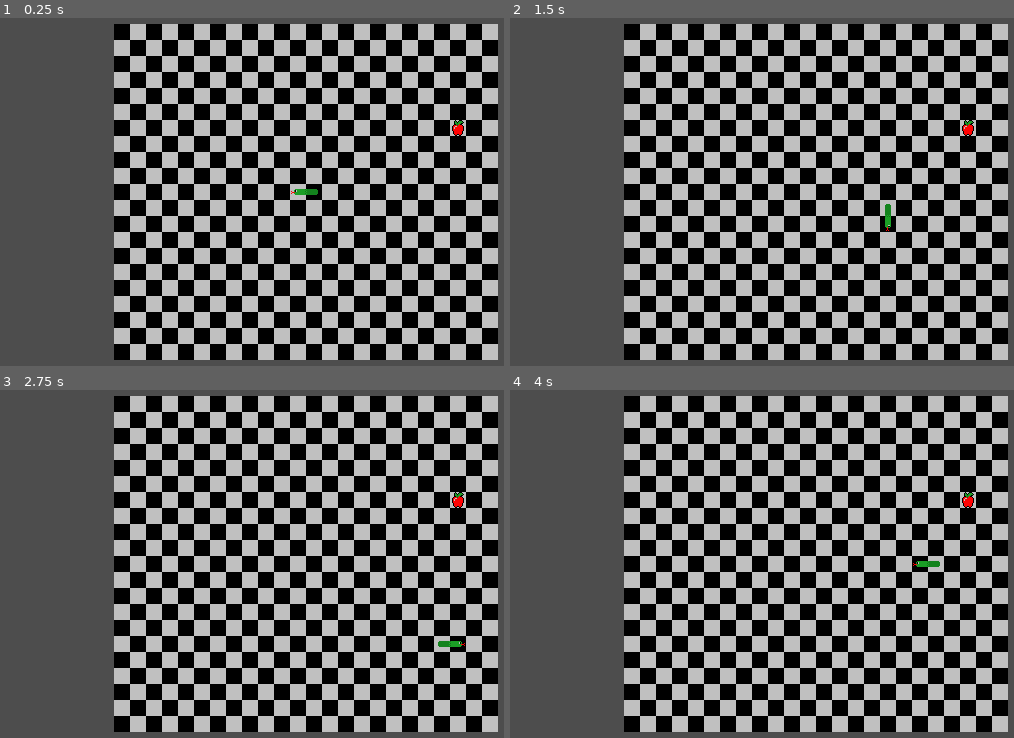
Above: before the commit, frames 1-4 (two rows, left to right).
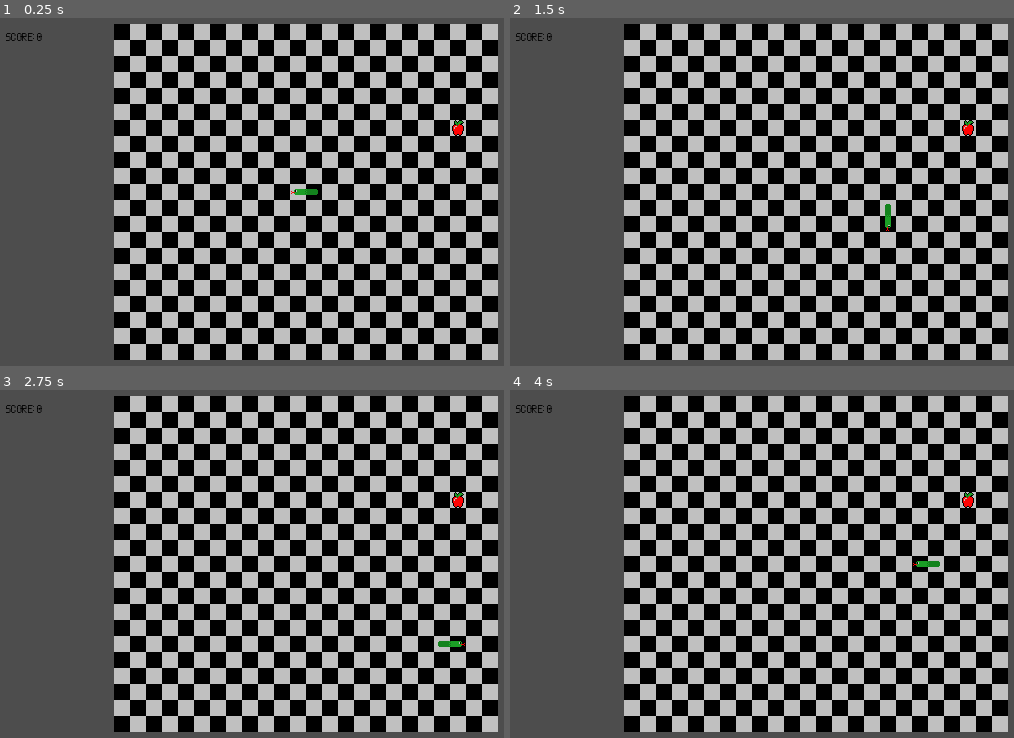
Above: after the commit, the same moments.

Repository: CattacoCattaco/Snake-Reborn
Game: Godot game, scene res://main.tscn
Two runs of this game, one before a commit and one after it. Both use one fixed random seed, a clock stepped at 60 frames per second and the inputs below.
Inputs (mouse positions are in pixels of both pictures, inside the frame that each line leads up to):
- Up to frame 1 (0.25 s): no input
- Up to frame 2 (1.5 s): tap Enter at 0.5 s; move the mouse to (958, 174) at 0.52 s; hold Right (move_right) 0.53-1.28 s; tap Alt at 0.6 s; click (958, 174) at 0.67 s; move the mouse to (686, 209) at 1.27 s; hold Down (move_down) from 1.28 s (still down); tap Shift at 1.35 s
- Up to frame 3 (2.75 s): move the mouse to (367, 483) at 2.02 s; release Down (move_down) at 2.03 s; hold Right (move_right) from 2.03 s (still down); tap Alt at 2.1 s
- Up to frame 4 (4 s): move the mouse to (782, 637) at 2.77 s; release Right (move_right) at 2.78 s; hold Up (move_up) 2.78-3.53 s; tap Shift at 2.85 s; click (782, 637) at 2.92 s; move the mouse to (1008, 619) at 3.52 s; hold Left (move_left) from 3.53 s (still down); tap Alt at 3.6 s

The runs differ from the first frame. In frame 1, less than 0.1% of the frame differs, in the area x 1-9%, y 4-7%; in frame 2, less than 0.1%; in frame 3, less than 0.1%; in frame 4, less than 0.1%.

Commit message:
Add Score
Added score label to tell you how many apples you've eaten

Diff:
--- a/main.tscn
+++ b/main.tscn
@@ -3,10 +3,32 @@
 [ext_resource type="Script" uid="uid://pswl4m5w42xh" path="res://tile_map/snake_tile_map.gd" id="1_ig7tw"]
 [ext_resource type="Texture2D" uid="uid://cxwq4c07qitj1" path="res://tile_map/tile/color_palettes/snake_colors_light.png" id="3_7mycd"]
 [ext_resource type="Texture2D" uid="uid://q5u230761s8o" path="res://tile_map/tile/color_palettes/snake_colors_dark.png" id="4_1bvp3"]
+[ext_resource type="FontFile" uid="uid://bun68qp6shgue" path="res://ui/font/Basic5x9.ttf" id="4_lquwl"]
+
+[sub_resource type="LabelSettings" id="LabelSettings_7mycd"]
+font = ExtResource("4_lquwl")
+font_size = 9
+font_color = Color(0, 0, 0, 1)
 
 [node name="Main" type="Node2D" unique_id=475188452]
 
-[node name="SnakeTileMap" type="Node2D" parent="." unique_id=451807890]
+[node name="SnakeTileMap" type="Node2D" parent="." unique_id=451807890 node_paths=PackedStringArray("score_label")]
 script = ExtResource("1_ig7tw")
+score_label = NodePath("../UI/ScoreLabel")
 light_palette = ExtResource("3_7mycd")
 dark_palette = ExtResource("4_1bvp3")
+
+[node name="UI" type="Control" parent="." unique_id=1593183884]
+custom_minimum_size = Vector2(640, 360)
+layout_mode = 3
+anchors_preset = 0
+offset_right = 40.0
+offset_bottom = 40.0
+
+[node name="ScoreLabel" type="Label" parent="UI" unique_id=2041772044]
+layout_mode = 1
+anchors_preset = -1
+offset_left = 20.0
+offset_top = 20.0
+text = "Score: 1,000,000"
+label_settings = SubResource("LabelSettings_7mycd")
--- a/tile_map/snake_tile_map.gd
+++ b/tile_map/snake_tile_map.gd
@@ -2,6 +2,8 @@
 extends Node2D
 
 const MOVE_TIME_SECONDS: float = 0.15
+
+@export var score_label: Label
 
 @export var light_palette: Texture2D
 @export var dark_palette: Texture2D
@@ -13,6 +15,11 @@
 
 var snake: Array[Vector2i]
 var tiles: Array[Array]
+
+var score: int:
+	set(value):
+		score = value
+		score_label.text = "Score: %d" % score
 
 func _ready() -> void:
 	var offset := Vector2i(320, 180) - (board_size * 8)
@@ -40,6 +47,8 @@
 	move_timer = Timer.new()
 	add_child(move_timer)
 	move_timer.timeout.connect(move_snake)
+
+	score = 0
 
 
 func _input(event: InputEvent) -> void:
@@ -90,6 +99,7 @@
 	if ate:
 		snake.append(old_tale)
 		place_apple()
+		score += 1
 
 	draw_head()
 	if len(snake) > 2:
Binary file added: ui/font/Basic3x5.ttf
Not shown, added: ui/font/Basic3x5.ttf.import
Binary file added: ui/font/Basic5x9.ttf
Not shown, added: ui/font/Basic5x9.ttf.import
